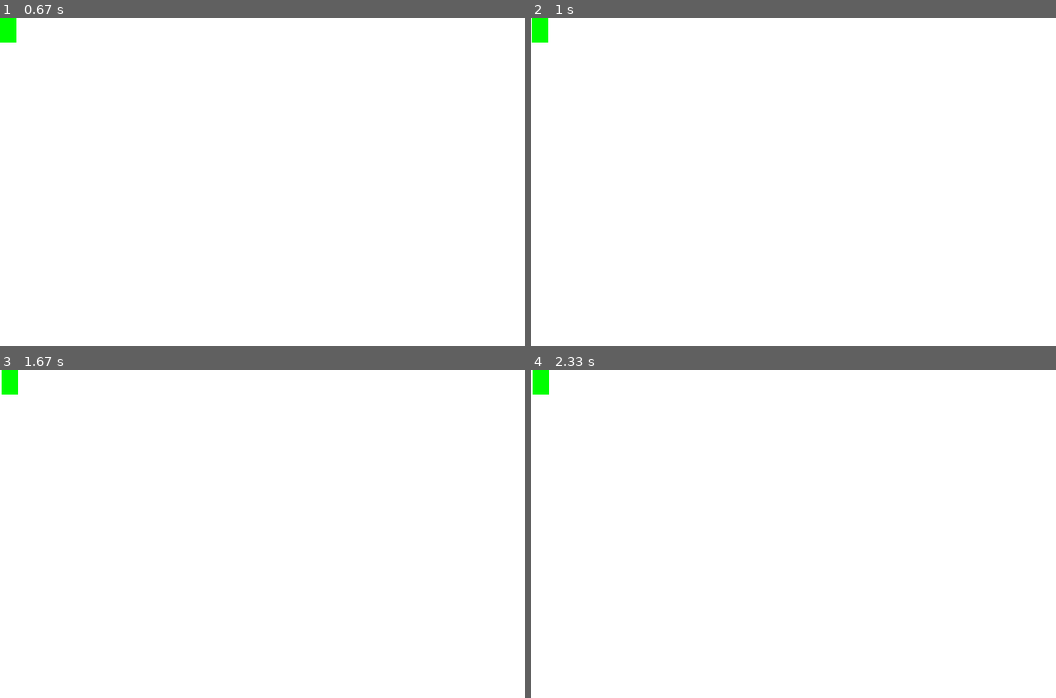
Above: before the commit, frames 1-4 (two rows, left to right).
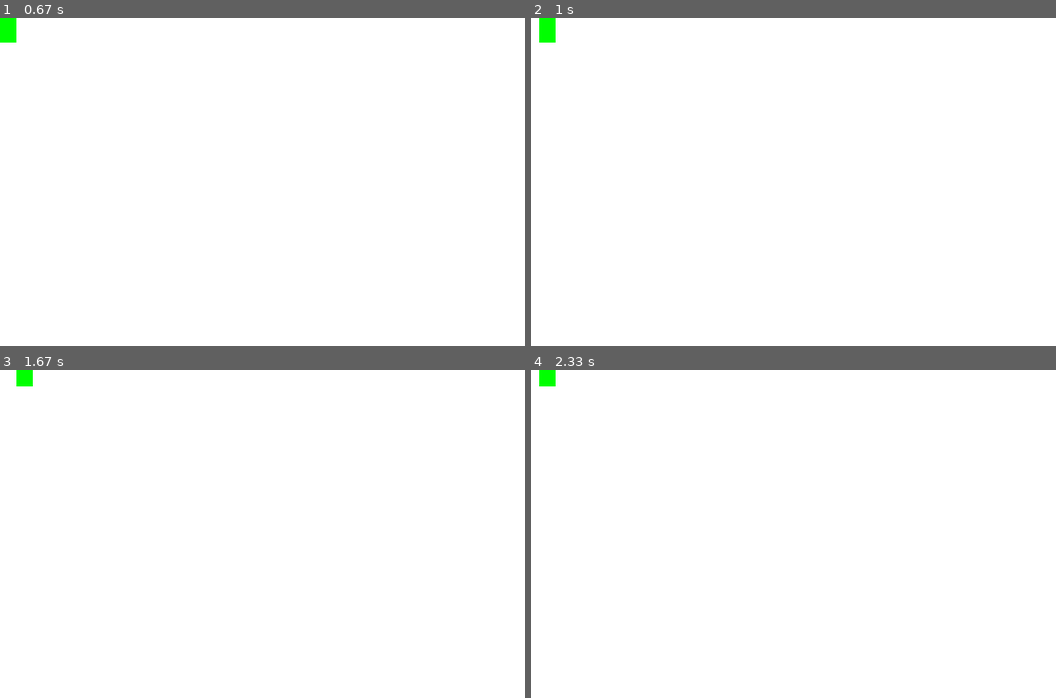
Above: after the commit, the same moments.

Repository: Coin-CodingPeople/pygame
Game: pygame game, started from main.py
The game is run twice, just before and just after one commit, with the same random seed, the same clock (stepped at 60 frames per second) and the same inputs.
Inputs:
- Up to frame 1 (0.67 s): tap Enter at 0.33 s
- Up to frame 2 (1 s): hold Right from 0.67 s (still down)
- Up to frame 3 (1.67 s): release Right at 1.13 s; hold Up 1.17-1.47 s; hold Right from 1.5 s (still down)
- Up to frame 4 (2.33 s): release Right at 1.97 s; hold Left from 2 s (still down)

Frame 1 is identical in both runs. In frame 2, 0.2% of the frame differs, in the area x 0-5%, y 0-8%; in frame 3, 0.4%, in the area x 0-7%, y 0-8%; in frame 4, 0.2%.

Commit message:
complete first homework

Diff:
--- a/Car.py
+++ b/Car.py
@@ -17,6 +17,13 @@
         self.rect = self.image.get_rect()
 
     def moveRight(self):
-        self.rect.x += 1
+        self.rect.x += 10
 
-    # 여기에 움직임을 추가해보자!
+    def moveLeft(self):
+        self.rect.x -= 10
+
+    def moveUp(self):
+        self.rect.y -= 10
+
+    def moveDown(self):
+        self.rect.y += 10
--- a/main.py
+++ b/main.py
@@ -49,7 +49,12 @@
         elif event.type==pygame.KEYDOWN:
             if event.key==pygame.K_RIGHT:
                 self.playerCar.moveRight()
-            # 여기서 키보드 이벤트를 받아보자!
+            elif event.key==pygame.K_LEFT:
+                self.playerCar.moveLeft()
+            elif event.key==pygame.K_UP:
+                self.playerCar.moveUp()
+            elif event.key==pygame.K_DOWN:
+                self.playerCar.moveDown()
 
     # 매 반복시마다 해야할 작업들
     def on_loop(self):
